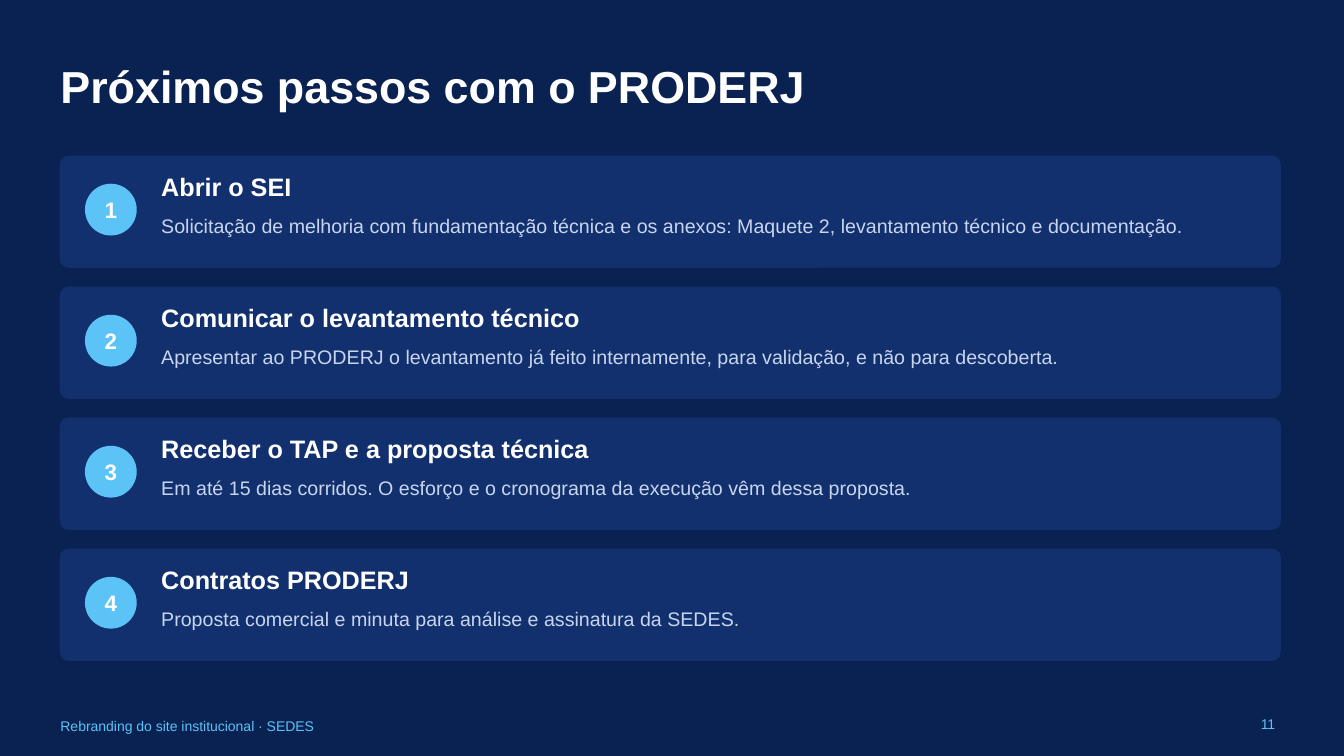
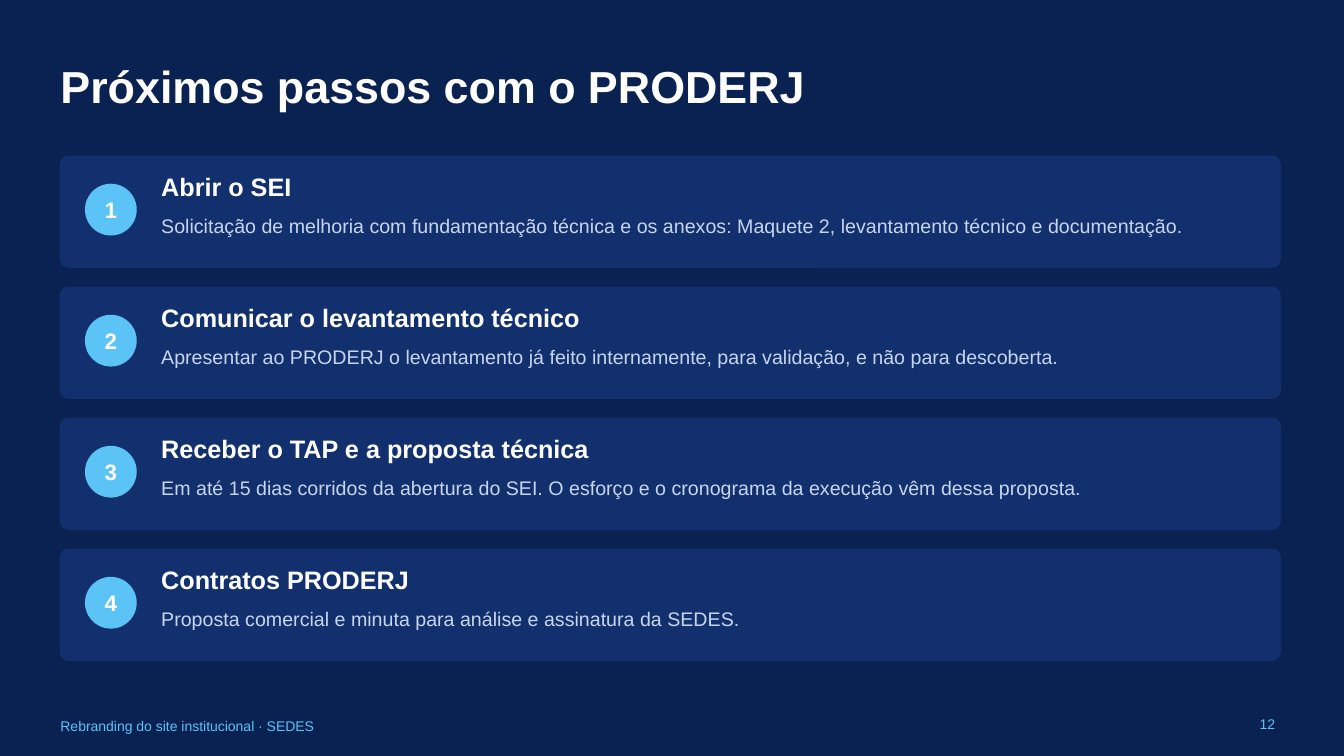
Before and after one commit to rodpereirarm-netizen/seenemar-transportes, a slide deck: slide 12 of docs/site-sedes/Rebranding_SEDES_Avanco_e_Ganho.pptx (slide 11 before the commit). Drawn at 1344x756 pixels with LibreOffice and Linux fonts; fonts in the diff are those of the drawing. Boxes give left, top, right and bottom in pixels: in the first picture for what was removed or moved away, otherwise in the second. Text is boxed around its words. In the diff, an @@ line names an element or a change of style, - is before the commit and + after.

```diff
--- a/docs/site-sedes/Rebranding_SEDES_Avanco_e_Ganho.pptx
+++ b/docs/site-sedes/Rebranding_SEDES_Avanco_e_Ganho.pptx
@@ text at (161,480,1081,499): text changed @@
-Em até 15 dias corridos. O esforço e o cronograma da execução vêm dessa proposta.
+Em até 15 dias corridos da abertura do SEI. O esforço e o cronograma da execução vêm dessa proposta.
@@ page number at (1260,719,1276,729): text changed @@
-11
+12
```
Also in this commit, not shown: 1 slide added, 1 other file.
